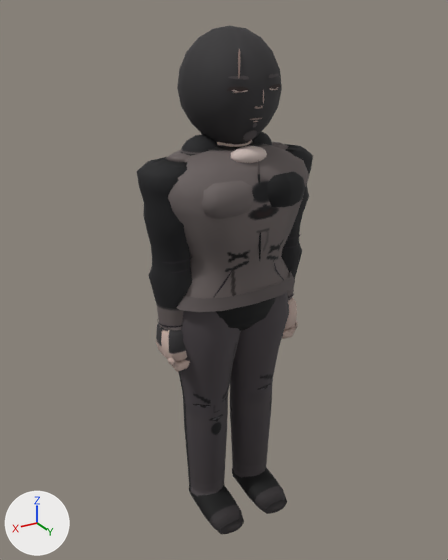
One commit to the glTF model assets/roster/models/namyong_a.glb: the scene before it, then after it.
One viewpoint serves both versions: a camera (50 mm lens) standing at (1.137, 1.858, 1.926) and looking at (0.011, -0.02, 0.987). Arrows for +X, +Y and +Z are at lower left; the lights stay in place. The picture after the commit comes second. Vertices at exactly the same position are counted once.

Names of what the first picture shows: 'Body'.
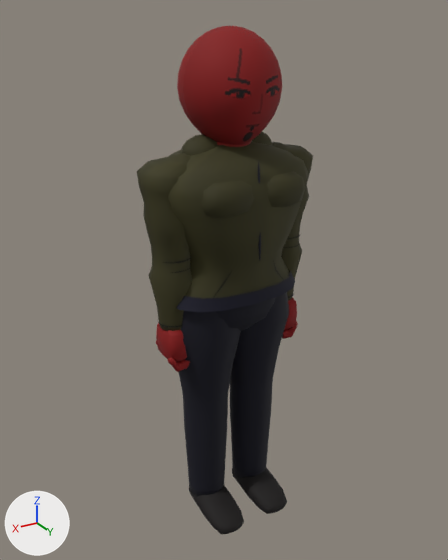
Boxes (x1, y1, x2, y2) around the edits, measured in the pictures (448 x 560 px; the box of a moved part takes in the faces that stretch with it):
part 1 of me_mesh_0, moved or reshaped (not visible afterwards)
    before: (231, 146, 267, 163)
part 2 of me_mesh_0, deleted
    before: (227, 49, 281, 128)
part 3 of me_mesh_0, moved or reshaped
    both: (177, 26, 282, 145)
part 4 of me_mesh_0, recoloured
    before: (137, 125, 312, 534)
    after: (137, 132, 312, 534)

The change, as a list of edits to the scene's bpy script:
```text
Change me_mesh_0:
    used by ob_body; location = (0.0, 0.0, 0.0)
    remove me_mesh_0.from_pydata(...)  # 4135 vertices, 7438 faces; spans x -0.35..0.35, y -0.2..0.23, z -0.03..1.89
    add me_mesh_0.from_pydata(...)  # 3336 vertices, 6172 faces; spans x -0.35..0.35, y -0.2..0.23, z -0.03..1.89
    me_mesh_0 part 1: the loose piece of 107 vertices spanning x -0.07..0.07, y 0.08..0.16, z 1.46..1.52 is scaled about its middle by (1.03, 1.8, 0.8), then moved by (0.0, -0.11, 0.0)
    me_mesh_0 part 2: 17 loose pieces with 731 vertices, spanning x -0.1..0.1, y 0.13..0.18, z 1.59..1.83, are deleted
    me_mesh_0 part 3: 48 vertices moved from x -0.13..0.12, y -0.14..0.17, z 1.5..1.74 to x -0.09..0.09, y -0.11..0.17, z 1.5..1.74; 342 vertices removed from x -0.17..0.17, y -0.17..0.17, z 1.5..1.88; 274 vertices added at x -0.17..0.18, y -0.17..0.17, z 1.49..1.88
    me_mesh_0 part 4: 5379 kept faces spanning x -0.35..0.35, y -0.2..0.23, z -0.03..1.61 get new vertex colours
    other edits to the shape of me_mesh_0 do not show in these pictures
```
